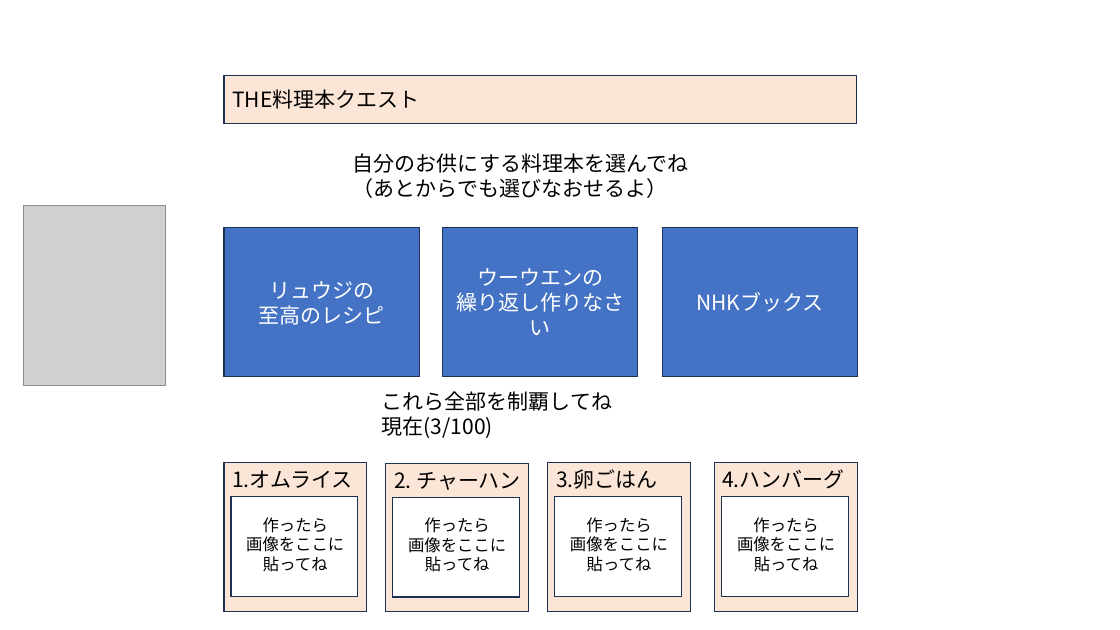
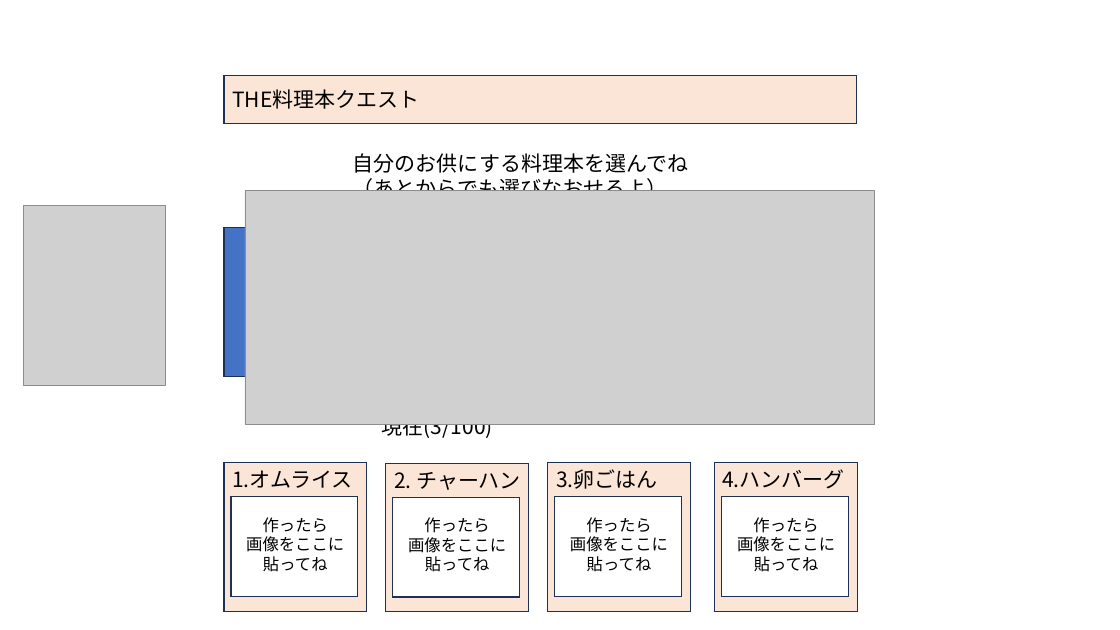
Before and after one commit to Masahiko-Les/Kadai03_RecipeCollection, a slide deck: slide 1 of プレゼンテーション1.pptx. Drawn at 1120x630 pixels with LibreOffice and Linux fonts; fonts in the diff are those of the drawing; grey boxes stand for pictures. Boxes give left, top, right and bottom in pixels: in the first picture for what was removed or moved away, otherwise in the second. Text is boxed around its words. In the diff, an @@ line names an element or a change of style, - is before the commit and + after.

```diff
--- a/プレゼンテーション1.pptx
+++ b/プレゼンテーション1.pptx
@@ picture added at (245,191,875,425) @@
@@ rectangle removed at (443,228,639,376) @@
-ウーウエンの
-繰り返し作りなさい
@@ rectangle removed at (662,228,858,376) @@
-NHKブックス
@@ text in rectangle at (259,281,385,325): text removed @@
-リュウジの
-至高のレシピ
```
Also in this commit, not shown: 6 other files.
